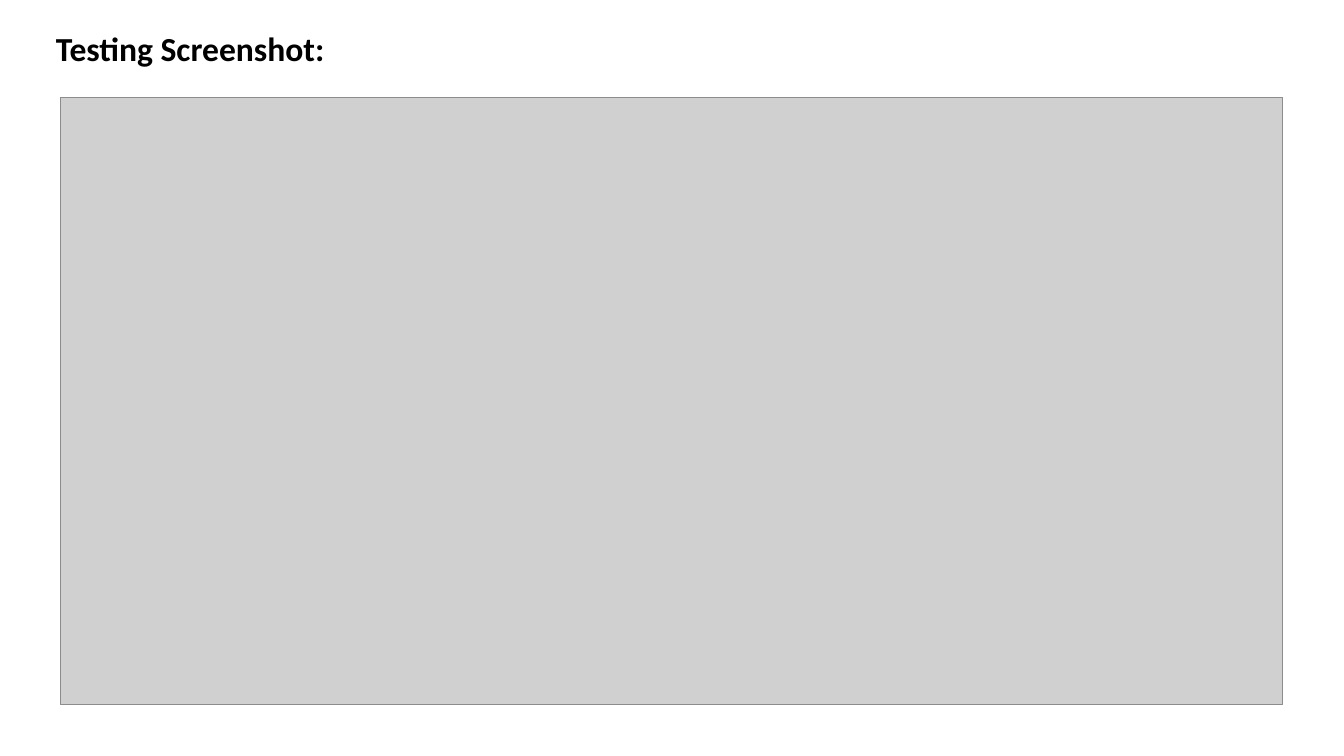
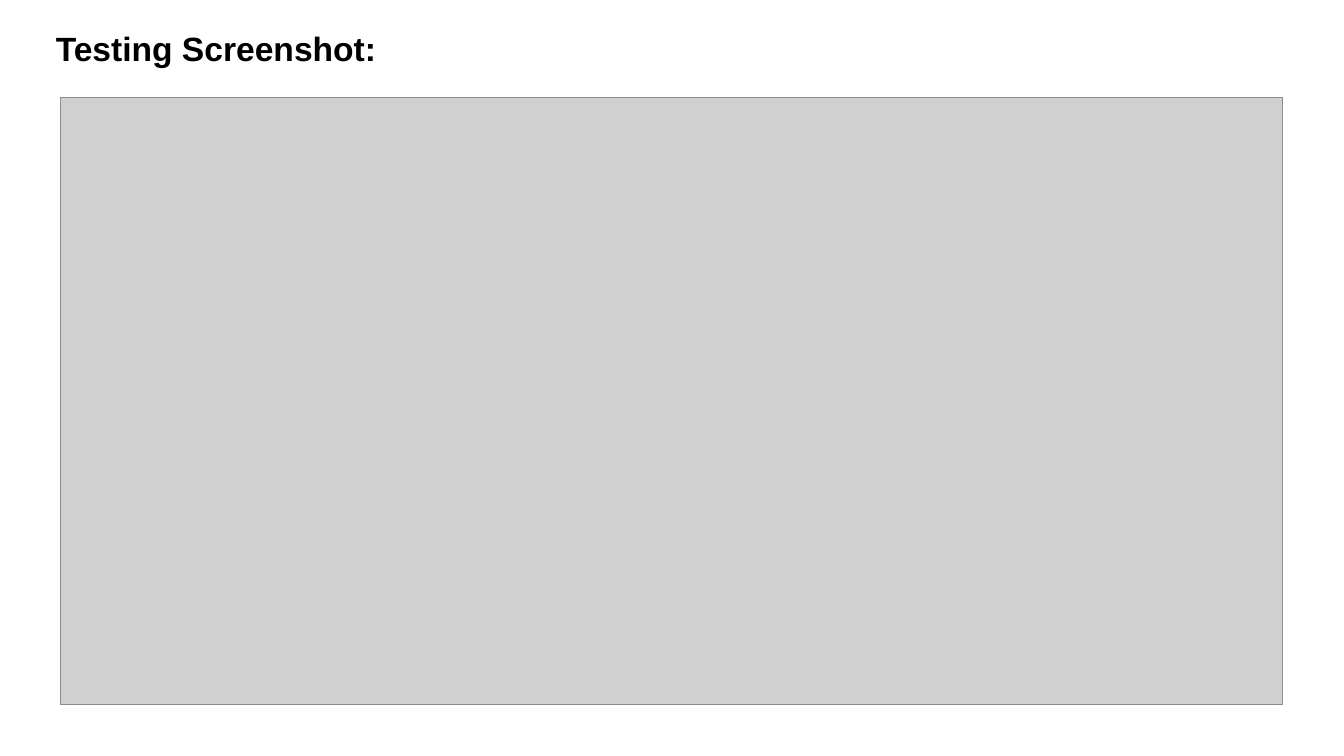
Before and after one commit to lakshmisatwika28-lang/Breast-Cancer-Prediction-AutoAI, a slide deck: slide 12 of Presentation.pptx. Drawn at 1344x756 pixels with LibreOffice and Linux fonts; fonts in the diff are those of the drawing; grey boxes stand for pictures. Boxes give left, top, right and bottom in pixels: in the first picture for what was removed or moved away, otherwise in the second. Text is boxed around its words. In the diff, an @@ line names an element or a change of style, - is before the commit and + after.

```diff
--- a/Presentation.pptx
+++ b/Presentation.pptx
@@ text "Testing Screenshot:" at (56,36,376,68): font Calibri to Arial @@
```
Also in this commit, not shown: 3 slides added.
